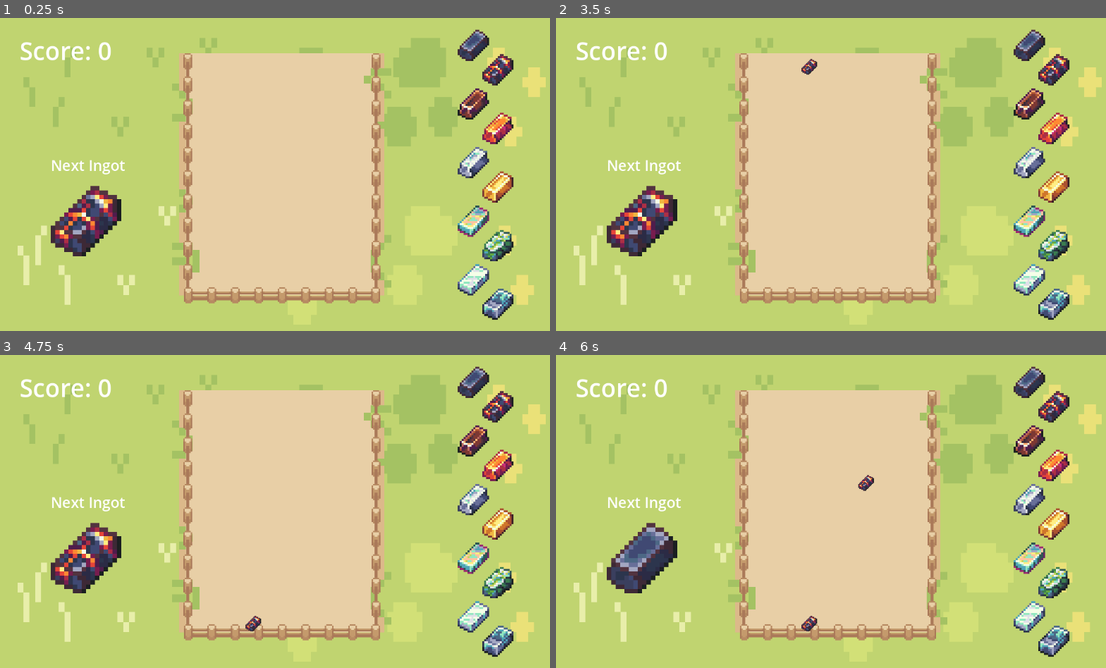
Above: before the commit, frames 1-4 (two rows, left to right).
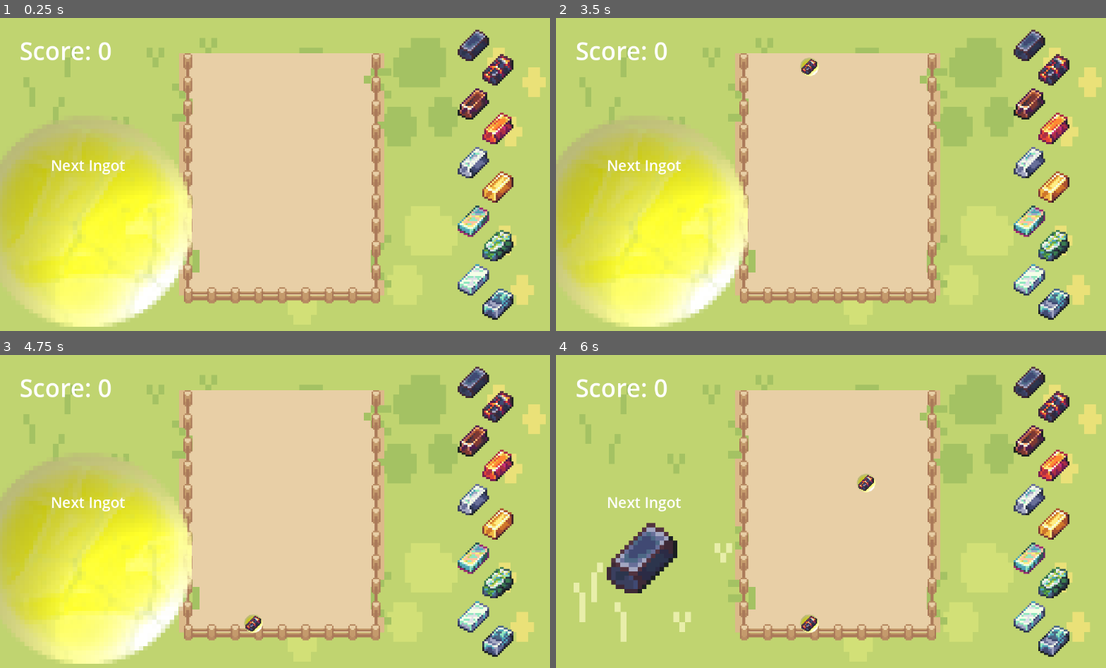
Above: after the commit, the same moments.

Repository: lisiyunalice/The-Pet
Game: Godot game, scene res://minigames/Happiness/Gourmet Feeding.tscn
Same seed, same stepped clock (60 frames per second), same inputs: the game is played once before the commit and once after it.
Inputs (mouse positions are in pixels of both pictures, inside the frame that each line leads up to):
- Up to frame 1 (0.25 s): no input
- Up to frame 2 (3.5 s): tap Enter (ui_accept) at 0.5, 0.77, 1.25, 1.52, 2, 2.75, 3.02 s; move the mouse to (963, 161) at 0.52 s; hold Right (ui_right) 0.53-1.28 s; click (963, 161) at 0.67 s; move the mouse to (726, 193) at 1.27 s; hold Down (ui_down) 1.28-2.03 s; move the mouse to (891, 105) at 2.02 s; hold Right (ui_right) 2.03-2.78 s; move the mouse to (809, 240) at 2.77 s; hold Up (ui_up) from 2.78 s (still down); click (809, 240) at 2.92 s
- Up to frame 3 (4.75 s): move the mouse to (451, 561) at 3.52 s; release Up (ui_up) at 3.53 s; hold Left (ui_left) from 3.53 s (still down); tap Enter (ui_accept) at 3.77, 4.52 s; move the mouse to (110, 464) at 4.27 s
- Up to frame 4 (6 s): tap Enter (ui_accept) at 5 s; move the mouse to (864, 514) at 5.02 s; release Left (ui_left) at 5.03 s; hold Down (ui_down) 5.03-5.78 s; click (864, 514) at 5.17 s; move the mouse to (754, 433) at 5.77 s; hold Right (ui_right) from 5.78 s (still down)

The runs differ from the first frame. In frame 1, 17% of the frame differs, in the area x 0-35%, y 32-99%; in frame 2, 17%; in frame 3, 17%, in the area x 0-48%, y 32-99%; in frame 4, 0.1%.

Commit message:
semifinal happiness

Diff:
--- a/the-pet/minigames/Happiness/1.tscn
+++ b/the-pet/minigames/Happiness/1.tscn
@@ -1,8 +1,9 @@
-[gd_scene load_steps=5 format=3 uid="uid://1tqss8kjpx2v"]
+[gd_scene load_steps=6 format=3 uid="uid://1tqss8kjpx2v"]
 
 [ext_resource type="Script" uid="uid://kem0a8vr8ayx" path="res://minigames/Happiness/Treat.gd" id="1_r75p0"]
 [ext_resource type="PackedScene" uid="uid://bbuwngudi4dui" path="res://minigames/Happiness/2.tscn" id="2_0hkk6"]
 [ext_resource type="Texture2D" uid="uid://n6wdpgea5rj6" path="res://minigames/Happiness/balls/item310.png" id="3_0hkk6"]
+[ext_resource type="Texture2D" uid="uid://datg7tnucnoi1" path="res://minigames/Happiness/balls color/ball color.png" id="3_emcpg"]
 
 [sub_resource type="CircleShape2D" id="CircleShape2D_1mapb"]
 radius = 15.0
@@ -18,6 +19,11 @@
 shape = SubResource("CircleShape2D_1mapb")
 debug_color = Color(0.5882353, 1, 0.5686275, 1)
 
+[node name="BallColor" type="Sprite2D" parent="dough piece 1"]
+position = Vector2(-1.1920929e-07, -2.9802322e-08)
+scale = Vector2(0.6041666, 0.6041666)
+texture = ExtResource("3_emcpg")
+
 [node name="Sprite2D" type="Sprite2D" parent="dough piece 1"]
 texture_filter = 1
 scale = Vector2(1.545, 1.545)
--- a/the-pet/minigames/Happiness/10.tscn
+++ b/the-pet/minigames/Happiness/10.tscn
@@ -1,6 +1,7 @@
-[gd_scene load_steps=4 format=3 uid="uid://pphit1wrma2m"]
+[gd_scene load_steps=5 format=3 uid="uid://pphit1wrma2m"]
 
 [ext_resource type="Script" uid="uid://kem0a8vr8ayx" path="res://minigames/Happiness/Treat.gd" id="1_0ak5y"]
+[ext_resource type="Texture2D" uid="uid://datg7tnucnoi1" path="res://minigames/Happiness/balls color/ball color.png" id="2_7xt6s"]
 [ext_resource type="Texture2D" uid="uid://b3emhkktxw6st" path="res://minigames/Happiness/balls/item319.png" id="2_ddq78"]
 
 [sub_resource type="CircleShape2D" id="CircleShape2D_ddq78"]
@@ -17,6 +18,11 @@
 shape = SubResource("CircleShape2D_ddq78")
 debug_color = Color(0.5882353, 1, 0.5686275, 1)
 
+[node name="BallColor" type="Sprite2D" parent="dessert palace 10"]
+position = Vector2(-1.9999924, -1.9999924)
+scale = Vector2(6.2499995, 6.2499995)
+texture = ExtResource("2_7xt6s")
+
 [node name="Item319" type="Sprite2D" parent="dessert palace 10"]
 scale = Vector2(16, 16)
 texture = ExtResource("2_ddq78")
--- a/the-pet/minigames/Happiness/2.tscn
+++ b/the-pet/minigames/Happiness/2.tscn
@@ -1,7 +1,8 @@
-[gd_scene load_steps=5 format=3 uid="uid://bbuwngudi4dui"]
+[gd_scene load_steps=6 format=3 uid="uid://bbuwngudi4dui"]
 
 [ext_resource type="Script" uid="uid://kem0a8vr8ayx" path="res://minigames/Happiness/Treat.gd" id="1_qy2wx"]
 [ext_resource type="PackedScene" uid="uid://d07qhkuljiahi" path="res://minigames/Happiness/3.tscn" id="2_l4lpx"]
+[ext_resource type="Texture2D" uid="uid://datg7tnucnoi1" path="res://minigames/Happiness/balls color/ball color.png" id="3_35wbr"]
 [ext_resource type="Texture2D" uid="uid://d2fkd4iu3i3hs" path="res://minigames/Happiness/balls/item311.png" id="3_l4lpx"]
 
 [sub_resource type="CircleShape2D" id="CircleShape2D_b3f70"]
@@ -19,6 +20,10 @@
 shape = SubResource("CircleShape2D_b3f70")
 debug_color = Color(0.5882353, 1, 0.5686275, 1)
 
+[node name="BallColor" type="Sprite2D" parent="cream drop 2"]
+scale = Vector2(0.7916666, 0.7916666)
+texture = ExtResource("3_35wbr")
+
 [node name="Item311" type="Sprite2D" parent="cream drop 2"]
 texture_filter = 1
 scale = Vector2(2, 2)
--- a/the-pet/minigames/Happiness/3.tscn
+++ b/the-pet/minigames/Happiness/3.tscn
@@ -1,7 +1,8 @@
-[gd_scene load_steps=5 format=3 uid="uid://d07qhkuljiahi"]
+[gd_scene load_steps=6 format=3 uid="uid://d07qhkuljiahi"]
 
 [ext_resource type="Script" uid="uid://kem0a8vr8ayx" path="res://minigames/Happiness/Treat.gd" id="1_er4sd"]
 [ext_resource type="PackedScene" uid="uid://cx3ofk08uqdq4" path="res://minigames/Happiness/4.tscn" id="2_ladco"]
+[ext_resource type="Texture2D" uid="uid://datg7tnucnoi1" path="res://minigames/Happiness/balls color/ball color.png" id="3_6qmmd"]
 [ext_resource type="Texture2D" uid="uid://drkcio5s22db4" path="res://minigames/Happiness/balls/item312.png" id="3_ladco"]
 
 [sub_resource type="CircleShape2D" id="CircleShape2D_x0c0i"]
@@ -19,6 +20,10 @@
 shape = SubResource("CircleShape2D_x0c0i")
 debug_color = Color(0.5882353, 1, 0.5686275, 1)
 
+[node name="BallColor" type="Sprite2D" parent="tiny chocolate chip 3"]
+scale = Vector2(1.0416666, 1.0416666)
+texture = ExtResource("3_6qmmd")
+
 [node name="Item312" type="Sprite2D" parent="tiny chocolate chip 3"]
 position = Vector2(-2.3841858e-07, -2.3841858e-07)
 scale = Vector2(2.5, 2.5)
--- a/the-pet/minigames/Happiness/4.tscn
+++ b/the-pet/minigames/Happiness/4.tscn
@@ -1,8 +1,9 @@
-[gd_scene load_steps=5 format=3 uid="uid://cx3ofk08uqdq4"]
+[gd_scene load_steps=6 format=3 uid="uid://cx3ofk08uqdq4"]
 
 [ext_resource type="Script" uid="uid://kem0a8vr8ayx" path="res://minigames/Happiness/Treat.gd" id="1_1uk0a"]
 [ext_resource type="PackedScene" uid="uid://ypu38ami7e0i" path="res://minigames/Happiness/5.tscn" id="2_pgaet"]
 [ext_resource type="Texture2D" uid="uid://cjpgtholip6y2" path="res://minigames/Happiness/balls/item313.png" id="3_pgaet"]
+[ext_resource type="Texture2D" uid="uid://datg7tnucnoi1" path="res://minigames/Happiness/balls color/ball color.png" id="3_thhjc"]
 
 [sub_resource type="CircleShape2D" id="CircleShape2D_e5g3y"]
 radius = 15.0
@@ -19,6 +20,11 @@
 shape = SubResource("CircleShape2D_e5g3y")
 debug_color = Color(0.5882353, 1, 0.5686275, 1)
 
+[node name="BallColor" type="Sprite2D" parent="macaron 4"]
+position = Vector2(-5.9604645e-08, -5.9604645e-08)
+scale = Vector2(1.3333333, 1.3333333)
+texture = ExtResource("3_thhjc")
+
 [node name="Item313" type="Sprite2D" parent="macaron 4"]
 scale = Vector2(3, 3)
 texture = ExtResource("3_pgaet")
--- a/the-pet/minigames/Happiness/5.tscn
+++ b/the-pet/minigames/Happiness/5.tscn
@@ -1,8 +1,9 @@
-[gd_scene load_steps=5 format=3 uid="uid://ypu38ami7e0i"]
+[gd_scene load_steps=6 format=3 uid="uid://ypu38ami7e0i"]
 
 [ext_resource type="Script" uid="uid://kem0a8vr8ayx" path="res://minigames/Happiness/Treat.gd" id="1_kk2sl"]
 [ext_resource type="PackedScene" uid="uid://dmo0nfkqo3o7a" path="res://minigames/Happiness/6.tscn" id="2_c03xs"]
 [ext_resource type="Texture2D" uid="uid://cvumvsen78n8u" path="res://minigames/Happiness/balls/item314.png" id="3_c03xs"]
+[ext_resource type="Texture2D" uid="uid://datg7tnucnoi1" path="res://minigames/Happiness/balls color/ball color.png" id="3_ktabs"]
 
 [sub_resource type="CircleShape2D" id="CircleShape2D_513t6"]
 radius = 15.0
@@ -19,6 +20,10 @@
 shape = SubResource("CircleShape2D_513t6")
 debug_color = Color(0.5882353, 1, 0.5686275, 1)
 
+[node name="BallColor" type="Sprite2D" parent="donut 5"]
+scale = Vector2(1.7708333, 1.7708333)
+texture = ExtResource("3_ktabs")
+
 [node name="Item314" type="Sprite2D" parent="donut 5"]
 scale = Vector2(4.375, 4.375)
 texture = ExtResource("3_c03xs")
--- a/the-pet/minigames/Happiness/6.tscn
+++ b/the-pet/minigames/Happiness/6.tscn
@@ -1,8 +1,9 @@
-[gd_scene load_steps=5 format=3 uid="uid://dmo0nfkqo3o7a"]
+[gd_scene load_steps=6 format=3 uid="uid://dmo0nfkqo3o7a"]
 
 [ext_resource type="Script" uid="uid://kem0a8vr8ayx" path="res://minigames/Happiness/Treat.gd" id="1_tenga"]
 [ext_resource type="PackedScene" uid="uid://bqol86rcr7mpu" path="res://minigames/Happiness/7.tscn" id="2_1uups"]
 [ext_resource type="Texture2D" uid="uid://dgqi4gy6g64oc" path="res://minigames/Happiness/balls/item315.png" id="3_1uups"]
+[ext_resource type="Texture2D" uid="uid://datg7tnucnoi1" path="res://minigames/Happiness/balls color/ball color.png" id="3_s1j73"]
 
 [sub_resource type="CircleShape2D" id="CircleShape2D_qgw2y"]
 radius = 15.0
@@ -19,6 +20,10 @@
 shape = SubResource("CircleShape2D_qgw2y")
 debug_color = Color(0.5882353, 1, 0.5686275, 1)
 
+[node name="BallColor" type="Sprite2D" parent="cupcake 6"]
+scale = Vector2(2.2291667, 2.2291667)
+texture = ExtResource("3_s1j73")
+
 [node name="Item315" type="Sprite2D" parent="cupcake 6"]
 scale = Vector2(5.4999995, 5.4999995)
 texture = ExtResource("3_1uups")
--- a/the-pet/minigames/Happiness/7.tscn
+++ b/the-pet/minigames/Happiness/7.tscn
@@ -1,8 +1,9 @@
-[gd_scene load_steps=5 format=3 uid="uid://bqol86rcr7mpu"]
+[gd_scene load_steps=6 format=3 uid="uid://bqol86rcr7mpu"]
 
 [ext_resource type="Script" uid="uid://kem0a8vr8ayx" path="res://minigames/Happiness/Treat.gd" id="1_bj7cn"]
 [ext_resource type="PackedScene" uid="uid://kk4ol0ht86h4" path="res://minigames/Happiness/8.tscn" id="2_n73n6"]
 [ext_resource type="Texture2D" uid="uid://brpnw77atsacd" path="res://minigames/Happiness/balls/item316.png" id="3_n73n6"]
+[ext_resource type="Texture2D" uid="uid://datg7tnucnoi1" path="res://minigames/Happiness/balls color/ball color.png" id="3_s8bi4"]
 
 [sub_resource type="CircleShape2D" id="CircleShape2D_guk2g"]
 radius = 15.0
@@ -19,6 +20,11 @@
 shape = SubResource("CircleShape2D_guk2g")
 debug_color = Color(0.5882353, 1, 0.5686275, 1)
 
+[node name="BallColor" type="Sprite2D" parent="cake slice 7"]
+position = Vector2(-0.50000215, -0.50000215)
+scale = Vector2(2.8958333, 2.8958333)
+texture = ExtResource("3_s8bi4")
+
 [node name="Item316" type="Sprite2D" parent="cake slice 7"]
 position = Vector2(2.3841858e-07, 2.3841858e-07)
 scale = Vector2(7.34375, 7.34375)
--- a/the-pet/minigames/Happiness/8.tscn
+++ b/the-pet/minigames/Happiness/8.tscn
@@ -1,8 +1,9 @@
-[gd_scene load_steps=5 format=3 uid="uid://kk4ol0ht86h4"]
+[gd_scene load_steps=6 format=3 uid="uid://kk4ol0ht86h4"]
 
 [ext_resource type="Script" uid="uid://kem0a8vr8ayx" path="res://minigames/Happiness/Treat.gd" id="1_o67ta"]
 [ext_resource type="PackedScene" uid="uid://bmyngxvokgwai" path="res://minigames/Happiness/9.tscn" id="2_t2o6k"]
 [ext_resource type="Texture2D" uid="uid://dm3ytvirtxrhh" path="res://minigames/Happiness/balls/item317.png" id="3_t2o6k"]
+[ext_resource type="Texture2D" uid="uid://datg7tnucnoi1" path="res://minigames/Happiness/balls color/ball color.png" id="3_u10aq"]
 
 [sub_resource type="CircleShape2D" id="CircleShape2D_3qhnc"]
 radius = 15.0
@@ -19,6 +20,11 @@
 shape = SubResource("CircleShape2D_3qhnc")
 debug_color = Color(0.5882353, 1, 0.5686275, 1)
 
+[node name="BallColor" type="Sprite2D" parent="mini whole cake 8"]
+position = Vector2(4.5474735e-13, 4.5474735e-13)
+scale = Vector2(3.7916667, 3.7916667)
+texture = ExtResource("3_u10aq")
+
 [node name="Item317" type="Sprite2D" parent="mini whole cake 8"]
 scale = Vector2(9.4375, 9.4375)
 texture = ExtResource("3_t2o6k")
--- a/the-pet/minigames/Happiness/9.tscn
+++ b/the-pet/minigames/Happiness/9.tscn
@@ -1,8 +1,9 @@
-[gd_scene load_steps=5 format=3 uid="uid://bmyngxvokgwai"]
+[gd_scene load_steps=6 format=3 uid="uid://bmyngxvokgwai"]
 
 [ext_resource type="Script" uid="uid://kem0a8vr8ayx" path="res://minigames/Happiness/Treat.gd" id="1_ohhcp"]
 [ext_resource type="PackedScene" uid="uid://pphit1wrma2m" path="res://minigames/Happiness/10.tscn" id="2_ajkvh"]
 [ext_resource type="Texture2D" uid="uid://bmqar60bdjr8k" path="res://minigames/Happiness/balls/item318.png" id="3_ajkvh"]
+[ext_resource type="Texture2D" uid="uid://datg7tnucnoi1" path="res://minigames/Happiness/balls color/ball color.png" id="3_wdljg"]
 
 [sub_resource type="CircleShape2D" id="CircleShape2D_5qd4q"]
 radius = 15.0
@@ -19,6 +20,11 @@
 shape = SubResource("CircleShape2D_5qd4q")
 debug_color = Color(0.5882353, 1, 0.5686275, 1)
 
+[node name="BallColor" type="Sprite2D" parent="triple-tier cake 9"]
+position = Vector2(-1.5000019, -1.5000019)
+scale = Vector2(4.895834, 4.895834)
+texture = ExtResource("3_wdljg")
+
 [node name="Item318" type="Sprite2D" parent="triple-tier cake 9"]
 position = Vector2(-8, -8)
 scale = Vector2(11, 11)
Binary file added: the-pet/minigames/Happiness/balls color/ball color.png
Not shown, added: the-pet/minigames/Happiness/balls color/ball color.png.import
